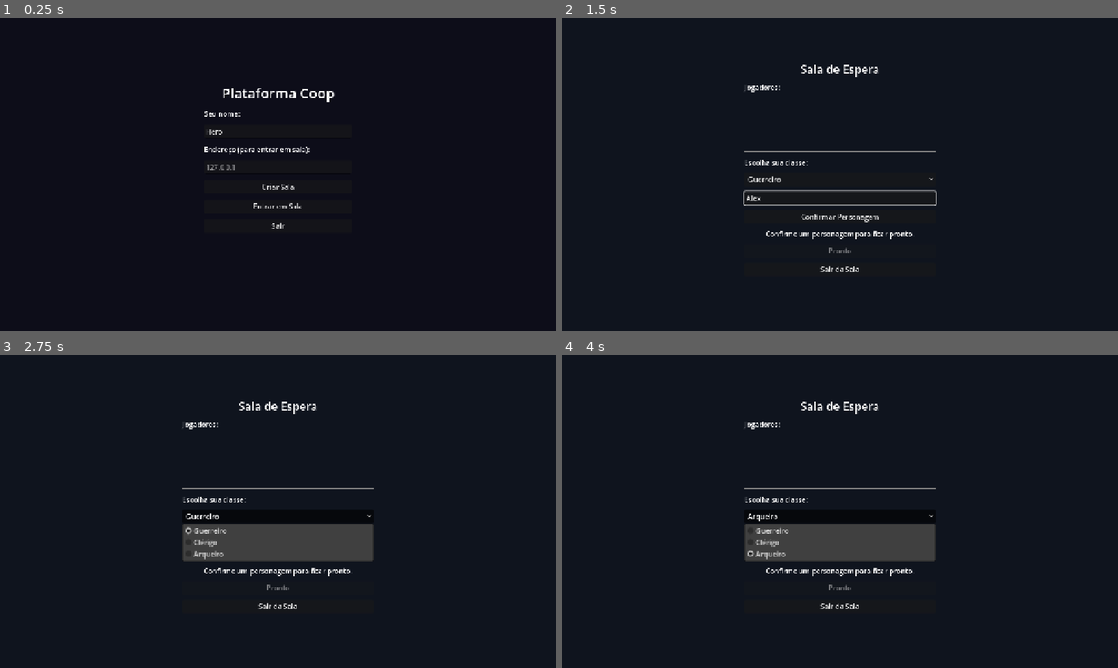
Above: before the commit, frames 1-4 (two rows, left to right).
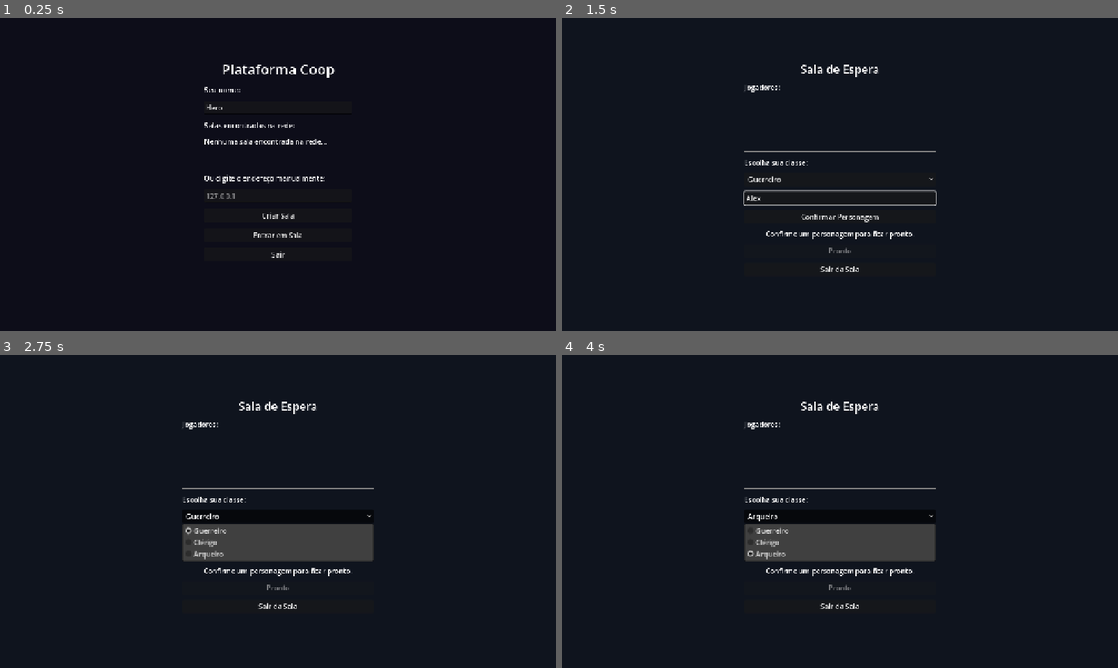
Above: after the commit, the same moments.

Repository: dalaveck/gamePlataform
Game: Godot game, scene res://scenes/ui/MainMenu.tscn
Same seed, same stepped clock (60 frames per second), same inputs: the game is played once before the commit and once after it.
Inputs (mouse positions are in pixels of both pictures, inside the frame that each line leads up to):
- Up to frame 1 (0.25 s): no input
- Up to frame 2 (1.5 s): click "Criar Sala" at 0.5 s; click (840, 199) at 1.27 s; type "Alex" at 1.35 s
- Up to frame 3 (2.75 s): click "Guerreiro" at 2 s
- Up to frame 4 (4 s): click "Confirmar Personagem" at 2.75 s; click "Arqueiro" at 3.5 s

The runs differ from the first frame. In frame 1, 1.8% of the frame differs, in the area x 36-61%, y 14-77%; in frame 2, nothing differs; in frame 3, less than 0.1%; in frame 4, less than 0.1%.

Commit message:
Correções de gameplay e descoberta automática de salas na LAN
- Projéteis do arqueiro/clérigo agora acertam alvos baixos: ponto de
  disparo mais baixo e hitbox da flecha mais alta
- Descoberta de salas: host anuncia via broadcast UDP (porta 7778) e o
  menu lista as salas encontradas com botão para entrar
- Ataque básico consome recurso: guerreiro 5 SP, arqueiro 8 SP,
  clérigo 5 MP (CombatComponent.try_attack com custo)
- Corrida (Shift) agora gasta SP de verdade: acumulador corrige o
  arredondamento que zerava o custo por frame
- HP/MP/SP regeneram apenas longe de inimigos (HP 5/s, novo), com
  checagem de proximidade no BaseCharacter
- MiniBoss e Boss não caem mais de plataformas: EdgeRay genérico no
  BaseEnemy para a perseguição na beirada

https://claude.ai/code/session_01A4NBH7r3ScJC4SUHz7yVDW

Diff:
--- a/scenes/characters/archer/Archer.tscn
+++ b/scenes/characters/archer/Archer.tscn
@@ -121,7 +121,7 @@
 
 [node name="ArrowSpawnPoint" type="Marker2D" parent="."]
 unique_name_in_owner = true
-position = Vector2(20, -4)
+position = Vector2(20, 8)
 
 [node name="NameLabel" type="Label" parent="."]
 unique_name_in_owner = true
--- a/scenes/characters/cleric/Cleric.tscn
+++ b/scenes/characters/cleric/Cleric.tscn
@@ -121,7 +121,7 @@
 
 [node name="SpellSpawnPoint" type="Marker2D" parent="."]
 unique_name_in_owner = true
-position = Vector2(20, -4)
+position = Vector2(20, 8)
 
 [node name="NameLabel" type="Label" parent="."]
 unique_name_in_owner = true
--- a/scenes/enemies/boss/ForestBoss.tscn
+++ b/scenes/enemies/boss/ForestBoss.tscn
@@ -114,6 +114,11 @@
 show_percentage = false
 value = 100.0
 
+[node name="EdgeRay" type="RayCast2D" parent="."]
+unique_name_in_owner = true
+position = Vector2(34, 0)
+target_position = Vector2(0, 58)
+
 [node name="MultiplayerSynchronizer" type="MultiplayerSynchronizer" parent="."]
 root_path = NodePath("..")
 replication_config = SubResource("repl_config")
--- a/scenes/enemies/miniboss/ForestMiniBoss.tscn
+++ b/scenes/enemies/miniboss/ForestMiniBoss.tscn
@@ -114,6 +114,11 @@
 show_percentage = false
 value = 100.0
 
+[node name="EdgeRay" type="RayCast2D" parent="."]
+unique_name_in_owner = true
+position = Vector2(26, 0)
+target_position = Vector2(0, 42)
+
 [node name="MultiplayerSynchronizer" type="MultiplayerSynchronizer" parent="."]
 root_path = NodePath("..")
 replication_config = SubResource("repl_config")
--- a/scenes/projectiles/Arrow.tscn
+++ b/scenes/projectiles/Arrow.tscn
@@ -4,7 +4,7 @@
 [ext_resource type="Texture2D" path="res://assets/art/arrow.svg" id="2"]
 
 [sub_resource type="RectangleShape2D" id="shape"]
-size = Vector2(18, 4)
+size = Vector2(18, 10)
 
 [node name="Arrow" type="Area2D"]
 collision_layer = 8
--- a/scenes/ui/MainMenu.tscn
+++ b/scenes/ui/MainMenu.tscn
@@ -24,9 +24,9 @@
 anchor_right = 0.5
 anchor_bottom = 0.5
 offset_left = -170.0
-offset_top = -210.0
+offset_top = -265.0
 offset_right = 170.0
-offset_bottom = 210.0
+offset_bottom = 265.0
 theme_override_constants/separation = 14
 
 [node name="TitleLabel" type="Label" parent="VBoxContainer"]
@@ -45,9 +45,19 @@
 placeholder_text = "Player"
 max_length = 16
 
+[node name="RoomsLabel" type="Label" parent="VBoxContainer"]
+layout_mode = 2
+text = "Salas encontradas na rede:"
+
+[node name="RoomList" type="VBoxContainer" parent="VBoxContainer"]
+unique_name_in_owner = true
+layout_mode = 2
+custom_minimum_size = Vector2(0, 70)
+theme_override_constants/separation = 4
+
 [node name="AddressLabel" type="Label" parent="VBoxContainer"]
 layout_mode = 2
-text = "Endereço (para entrar em sala):"
+text = "Ou digite o endereço manualmente:"
 
 [node name="AddressInput" type="LineEdit" parent="VBoxContainer"]
 unique_name_in_owner = true
--- a/scripts/autoloads/NetworkManager.gd
+++ b/scripts/autoloads/NetworkManager.gd
@@ -2,12 +2,22 @@
 
 const PORT: int = 7777
 const MAX_PLAYERS: int = 4
+
+# ─── Descoberta de salas na LAN (broadcast UDP) ────────────
+const DISCOVERY_PORT: int = 7778
+const DISCOVERY_INTERVAL: float = 1.0
+const DISCOVERY_MAGIC: String = "PLATCOOP_V1"
 
 signal server_created
 signal joined_server
 signal player_connected(peer_id: int)
 signal player_disconnected(peer_id: int)
 signal connection_failed
+signal room_discovered(address: String, room_name: String)
+
+var _broadcast_socket: PacketPeerUDP = null
+var _listen_socket: PacketPeerUDP = null
+var _broadcast_timer: float = 0.0
 
 func _ready() -> void:
 	multiplayer.peer_connected.connect(_on_peer_connected)
@@ -25,6 +35,8 @@
 	SessionData.is_host = true
 	SessionData.local_peer_id = 1
 	SessionData.player_names[1] = SessionData.player_name
+	stop_room_discovery()
+	start_room_broadcast()
 	server_created.emit()
 	EventBus.lobby_player_joined.emit(1, SessionData.player_name)
 
@@ -40,6 +52,59 @@
 func disconnect_from_game() -> void:
 	multiplayer.multiplayer_peer = null
 	SessionData.is_host = false
+	stop_room_broadcast()
+
+# ─── Descoberta de salas ───────────────────────────────────
+func start_room_broadcast() -> void:
+	_broadcast_socket = PacketPeerUDP.new()
+	_broadcast_socket.set_broadcast_enabled(true)
+	_broadcast_socket.set_dest_address("255.255.255.255", DISCOVERY_PORT)
+	_broadcast_timer = 0.0
+
+func stop_room_broadcast() -> void:
+	if _broadcast_socket != null:
+		_broadcast_socket.close()
+		_broadcast_socket = null
+
+func start_room_discovery() -> void:
+	if _listen_socket != null:
+		return
+	_listen_socket = PacketPeerUDP.new()
+	if _listen_socket.bind(DISCOVERY_PORT) != OK:
+		push_warning("Não foi possível escutar a porta %d (outra instância aberta?)" % DISCOVERY_PORT)
+		_listen_socket = null
+
+func stop_room_discovery() -> void:
+	if _listen_socket != null:
+		_listen_socket.close()
+		_listen_socket = null
+
+func _process(delta: float) -> void:
+	_process_broadcast(delta)
+	_process_discovery()
+
+func _process_broadcast(delta: float) -> void:
+	if _broadcast_socket == null:
+		return
+	# Anuncia a sala apenas enquanto estiver no lobby
+	if GameManager.current_state != GameManager.GameState.LOBBY:
+		return
+	_broadcast_timer -= delta
+	if _broadcast_timer > 0.0:
+		return
+	_broadcast_timer = DISCOVERY_INTERVAL
+	var message := "%s|Sala de %s" % [DISCOVERY_MAGIC, SessionData.player_name]
+	_broadcast_socket.put_packet(message.to_utf8_buffer())
+
+func _process_discovery() -> void:
+	if _listen_socket == null:
+		return
+	while _listen_socket.get_available_packet_count() > 0:
+		var packet := _listen_socket.get_packet().get_string_from_utf8()
+		var address := _listen_socket.get_packet_ip()
+		var parts := packet.split("|")
+		if parts.size() == 2 and parts[0] == DISCOVERY_MAGIC:
+			room_discovered.emit(address, parts[1])
 
 # ─── Callbacks internos ────────────────────────────────────
 func _on_peer_connected(peer_id: int) -> void:
--- a/scripts/characters/Archer.gd
+++ b/scripts/characters/Archer.gd
@@ -8,6 +8,7 @@
 
 @export var arrow_scene: PackedScene = null
 
+const ATTACK_SP_COST: int = 8
 const RAIN_ARROW_COUNT: int = 6
 const RAIN_SPREAD: float = 180.0
 const RAIN_HEIGHT: float = 140.0
@@ -37,7 +38,7 @@
 	_rain_arrow_data.damage_multiplier = 0.5  ## Várias flechas em área
 
 func _perform_attack() -> void:
-	if not combat.try_attack():
+	if not combat.try_attack(SkillData.ResourceCost.SP, ATTACK_SP_COST):
 		return
 	if animation:
 		animation.play("attack")
--- a/scripts/characters/BaseCharacter.gd
+++ b/scripts/characters/BaseCharacter.gd
@@ -16,8 +16,12 @@
 @onready var camera: Camera2D            = %Camera2D
 @onready var name_label: Label           = %NameLabel
 
+const REGEN_SAFE_DISTANCE: float = 280.0  ## Sem regen com inimigo mais perto que isso
+const REGEN_CHECK_INTERVAL: float = 0.5
+
 var peer_id: int = 0
 var _is_local_player: bool = false
+var _regen_check_timer: float = 0.0
 
 func _ready() -> void:
 	add_to_group("players")
@@ -32,6 +36,20 @@
 	_is_local_player = (peer_id == multiplayer.get_unique_id())
 	camera.enabled = _is_local_player
 	name_label.text = character_data.character_name
+
+func _process(delta: float) -> void:
+	# Roda em todas as instâncias (locais e remotas) para manter
+	# a regeneração consistente entre os peers
+	_regen_check_timer -= delta
+	if _regen_check_timer <= 0.0:
+		_regen_check_timer = REGEN_CHECK_INTERVAL
+		stats.regen_enabled = not _is_enemy_nearby()
+
+func _is_enemy_nearby() -> bool:
+	for enemy: Node2D in get_tree().get_nodes_in_group("enemies"):
+		if global_position.distance_to(enemy.global_position) < REGEN_SAFE_DISTANCE:
+			return true
+	return false
 
 func _physics_process(delta: float) -> void:
 	if not _is_local_player:
--- a/scripts/characters/Cleric.gd
+++ b/scripts/characters/Cleric.gd
@@ -8,6 +8,7 @@
 
 @export var holy_bolt_scene: PackedScene = null
 
+const ATTACK_MP_COST: int = 5
 const HEAL_RADIUS: float = 160.0
 
 var _heal_spell_data: SkillData = null
@@ -34,8 +35,8 @@
 	_holy_bolt_data.damage_multiplier = 1.5
 
 func _perform_attack() -> void:
-	## Ataque básico: projétil mágico fraco
-	if not combat.try_attack():
+	## Ataque básico: projétil mágico fraco (gasta MP)
+	if not combat.try_attack(SkillData.ResourceCost.MP, ATTACK_MP_COST):
 		return
 	if animation:
 		animation.play("attack")
--- a/scripts/characters/Warrior.gd
+++ b/scripts/characters/Warrior.gd
@@ -6,6 +6,7 @@
 
 @onready var sword_hitbox: Area2D = %SwordHitbox
 
+const ATTACK_SP_COST: int = 5
 const WHIRLWIND_SP_COST: int = 35
 const SHIELD_BASH_SP_COST: int = 25
 const WHIRLWIND_RADIUS: float = 90.0
@@ -38,7 +39,7 @@
 	_shield_bash_data.damage_multiplier = 1.2
 
 func _perform_attack() -> void:
-	if not combat.try_attack():
+	if not combat.try_attack(SkillData.ResourceCost.SP, ATTACK_SP_COST):
 		return
 	if animation:
 		animation.play("attack")
--- a/scripts/components/CombatComponent.gd
+++ b/scripts/components/CombatComponent.gd
@@ -19,9 +19,16 @@
 	for key: String in _skill_cooldowns.keys():
 		_skill_cooldowns[key] = max(0.0, _skill_cooldowns[key] - delta)
 
-func try_attack() -> bool:
+func try_attack(cost_type: SkillData.ResourceCost = SkillData.ResourceCost.NONE, cost_amount: int = 0) -> bool:
 	if _attack_cooldown > 0.0:
 		return false
+	match cost_type:
+		SkillData.ResourceCost.SP:
+			if not _stats.consume_sp(cost_amount):
+				return false
+		SkillData.ResourceCost.MP:
+			if not _stats.consume_mp(cost_amount):
+				return false
 	_attack_cooldown = BASE_ATTACK_COOLDOWN
 	attack_performed.emit(_stats.atk)
 	return true
--- a/scripts/components/MovementComponent.gd
+++ b/scripts/components/MovementComponent.gd
@@ -25,6 +25,7 @@
 
 var _is_running: bool = false
 var _is_wall_sliding: bool = false
+var _run_cost_accumulator: float = 0.0
 
 var facing_direction: float = 1.0
 
@@ -56,9 +57,14 @@
 	var speed := _get_current_speed()
 	_body.velocity.x = direction * speed * _stats.agility
 
-	# Consome SP ao correr
+	# Consome SP ao correr (acumula frações até completar 1 ponto)
 	if _is_running and direction != 0.0:
-		_stats.consume_sp(int(RUN_SP_COST_PER_SEC * delta))
+		_run_cost_accumulator += RUN_SP_COST_PER_SEC * delta
+		if _run_cost_accumulator >= 1.0:
+			var cost := int(_run_cost_accumulator)
+			_run_cost_accumulator -= float(cost)
+			if not _stats.consume_sp(cost):
+				_is_running = false
 
 func set_running(running: bool) -> void:
 	_is_running = running and _stats.current_sp > 0
--- a/scripts/components/StatsComponent.gd
+++ b/scripts/components/StatsComponent.gd
@@ -27,13 +27,22 @@
 var current_mp: int = 0
 var current_sp: int = 0
 
-# ─── SP regeneração ────────────────────────────────────────
-const SP_REGEN_RATE: float = 10.0   ## SP por segundo em repouso
-const MP_REGEN_RATE: float = 2.0    ## MP por segundo em repouso
+# ─── Regeneração (só ocorre longe de inimigos) ─────────────
+const HP_REGEN_RATE: float = 5.0    ## HP por segundo fora de combate
+const SP_REGEN_RATE: float = 10.0   ## SP por segundo fora de combate
+const MP_REGEN_RATE: float = 2.0    ## MP por segundo fora de combate
+
+## Controlado pelo dono (BaseCharacter) conforme proximidade de inimigos
+var regen_enabled: bool = true
+
+var _hp_regen_timer: float = 0.0
 var _sp_regen_timer: float = 0.0
 var _mp_regen_timer: float = 0.0
 
 func _process(delta: float) -> void:
+	if not regen_enabled:
+		return
+	_regenerate_hp(delta)
 	_regenerate_sp(delta)
 	_regenerate_mp(delta)
 
@@ -100,6 +109,15 @@
 	mp_changed.emit(current_mp, max_mp)
 	return true
 
+func _regenerate_hp(delta: float) -> void:
+	if current_hp <= 0 or current_hp >= max_hp:
+		return
+	_hp_regen_timer += delta
+	if _hp_regen_timer >= 1.0:
+		_hp_regen_timer = 0.0
+		current_hp = min(max_hp, current_hp + int(HP_REGEN_RATE))
+		hp_changed.emit(current_hp, max_hp)
+
 func _regenerate_sp(delta: float) -> void:
 	if current_sp >= max_sp:
 		return
--- a/scripts/enemies/BaseEnemy.gd
+++ b/scripts/enemies/BaseEnemy.gd
@@ -15,6 +15,7 @@
 @onready var detection_area: Area2D      = %DetectionArea
 @onready var attack_area: Area2D         = %AttackArea
 @onready var health_bar: ProgressBar     = %HealthBar
+@onready var edge_ray: RayCast2D         = get_node_or_null("%EdgeRay")
 
 var current_state: EnemyState = EnemyState.IDLE
 var current_hp: int = 0:
@@ -65,8 +66,19 @@
 		current_state = EnemyState.PATROL
 		return
 	var dir = sign(_target.global_position.x - global_position.x)
+	sprite.flip_h = dir < 0
+	# Para na beirada da plataforma em vez de cair
+	if _would_fall(dir):
+		velocity.x = 0.0
+		return
 	velocity.x = dir * enemy_data.move_speed
-	sprite.flip_h = dir < 0
+
+func _would_fall(direction: float) -> bool:
+	if edge_ray == null or direction == 0.0 or not is_on_floor():
+		return false
+	edge_ray.position.x = abs(edge_ray.position.x) * direction
+	edge_ray.force_raycast_update()
+	return not edge_ray.is_colliding()
 
 func _do_attack() -> void:
 	velocity.x = 0.0
--- a/scripts/enemies/Slime.gd
+++ b/scripts/enemies/Slime.gd
@@ -3,8 +3,6 @@
 
 ## Inimigo básico: patrulha andando de um lado para o outro,
 ## virando ao encontrar parede ou beirada de plataforma.
-
-@onready var edge_ray: RayCast2D = %EdgeRay
 
 var _patrol_direction: float = 1.0
 
--- a/scripts/ui/MainMenu.gd
+++ b/scripts/ui/MainMenu.gd
@@ -6,6 +6,12 @@
 @onready var join_room_button: Button   = %JoinRoomButton
 @onready var exit_button: Button        = %ExitButton
 @onready var status_label: Label        = %StatusLabel
+@onready var room_list: VBoxContainer   = %RoomList
+
+const ROOM_TIMEOUT_MS: int = 4000  ## Sala some da lista se parar de anunciar
+
+## address -> { "name": String, "seen": int (ticks ms) }
+var _discovered_rooms: Dictionary = {}
 
 func _ready() -> void:
 	create_room_button.pressed.connect(_on_create_room)
@@ -13,7 +19,49 @@
 	exit_button.pressed.connect(_on_exit)
 	NetworkManager.joined_server.connect(_on_joined_server)
 	NetworkManager.connection_failed.connect(_on_connection_failed)
+	NetworkManager.room_discovered.connect(_on_room_discovered)
+	NetworkManager.start_room_discovery()
 	name_input.text = SaveSystem.account_name
+	_refresh_room_list()
+
+func _exit_tree() -> void:
+	NetworkManager.stop_room_discovery()
+
+func _process(_delta: float) -> void:
+	var now := Time.get_ticks_msec()
+	var changed := false
+	for address: String in _discovered_rooms.keys():
+		if now - int(_discovered_rooms[address]["seen"]) > ROOM_TIMEOUT_MS:
+			_discovered_rooms.erase(address)
+			changed = true
+	if changed:
+		_refresh_room_list()
+
+func _on_room_discovered(address: String, room_name: String) -> void:
+	var is_new: bool = not _discovered_rooms.has(address)
+	_discovered_rooms[address] = { "name": room_name, "seen": Time.get_ticks_msec() }
+	if is_new:
+		_refresh_room_list()
+
+func _refresh_room_list() -> void:
+	for child: Node in room_list.get_children():
+		child.queue_free()
+	if _discovered_rooms.is_empty():
+		var label := Label.new()
+		label.text = "Nenhuma sala encontrada na rede..."
+		room_list.add_child(label)
+		return
+	for address: String in _discovered_rooms.keys():
+		var button := Button.new()
+		button.text = "%s  (%s)" % [_discovered_rooms[address]["name"], address]
+		button.pressed.connect(_on_join_discovered_room.bind(address))
+		room_list.add_child(button)
+
+func _on_join_discovered_room(address: String) -> void:
+	_apply_player_name()
+	status_label.text = "Conectando a %s..." % address
+	join_room_button.disabled = true
+	NetworkManager.join_server(address)
 
 func _apply_player_name() -> void:
 	var player_name := name_input.text.strip_edges()
